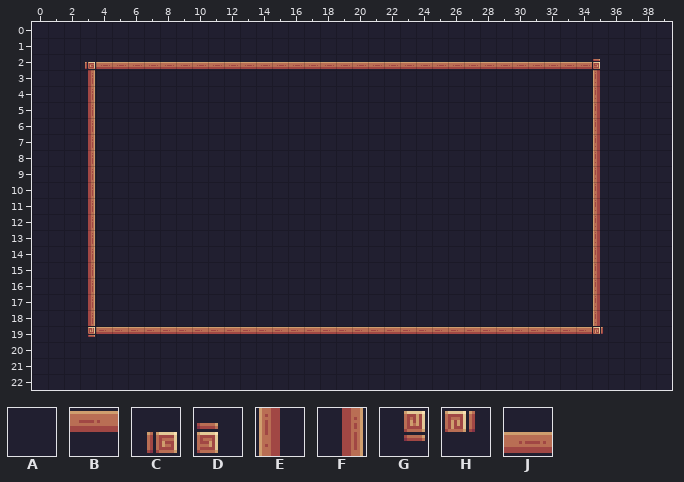
Tiled map: assets/tiles/level-02.tmx. That is the earlier state.
Cells are 16x16 px. Shown: x 0..39, y 0..22.
Key: from "robotron": A 23, B 89, C 91, D 92, E 110, F 112, G 113, H 114, J 133.
_ is an empty cell.
Layer "background" before, first column x 0:
 0 AAAAAAAAAAAAAAAAAAAAAAAAAAAAAAAAAAAAAAAA
 1 AAAAAAAAAAAAAAAAAAAAAAAAAAAAAAAAAAAAAAAA
 2 AAACJJJJJJJJJJJJJJJJJJJJJJJJJJJJJJJDAAAA
 3 AAAFAAAAAAAAAAAAAAAAAAAAAAAAAAAAAAAEAAAA
 4 AAAFAAAAAAAAAAAAAAAAAAAAAAAAAAAAAAAEAAAA
 5 AAAFAAAAAAAAAAAAAAAAAAAAAAAAAAAAAAAEAAAA
 6 AAAFAAAAAAAAAAAAAAAAAAAAAAAAAAAAAAAEAAAA
 7 AAAFAAAAAAAAAAAAAAAAAAAAAAAAAAAAAAAEAAAA
 8 AAAFAAAAAAAAAAAAAAAAAAAAAAAAAAAAAAAEAAAA
 9 AAAFAAAAAAAAAAAAAAAAAAAAAAAAAAAAAAAEAAAA
10 AAAFAAAAAAAAAAAAAAAAAAAAAAAAAAAAAAAEAAAA
11 AAAFAAAAAAAAAAAAAAAAAAAAAAAAAAAAAAAEAAAA
12 AAAFAAAAAAAAAAAAAAAAAAAAAAAAAAAAAAAEAAAA
13 AAAFAAAAAAAAAAAAAAAAAAAAAAAAAAAAAAAEAAAA
14 AAAFAAAAAAAAAAAAAAAAAAAAAAAAAAAAAAAEAAAA
15 AAAFAAAAAAAAAAAAAAAAAAAAAAAAAAAAAAAEAAAA
16 AAAFAAAAAAAAAAAAAAAAAAAAAAAAAAAAAAAEAAAA
17 AAAFAAAAAAAAAAAAAAAAAAAAAAAAAAAAAAAEAAAA
18 AAAFAAAAAAAAAAAAAAAAAAAAAAAAAAAAAAAEAAAA
19 AAAGBBBBBBBBBBBBBBBBBBBBBBBBBBBBBBBHAAAA
20 AAAAAAAAAAAAAAAAAAAAAAAAAAAAAAAAAAAAAAAA
21 AAAAAAAAAAAAAAAAAAAAAAAAAAAAAAAAAAAAAAAA
22 AAAAAAAAAAAAAAAAAAAAAAAAAAAAAAAAAAAAAAAA
Now the later version:
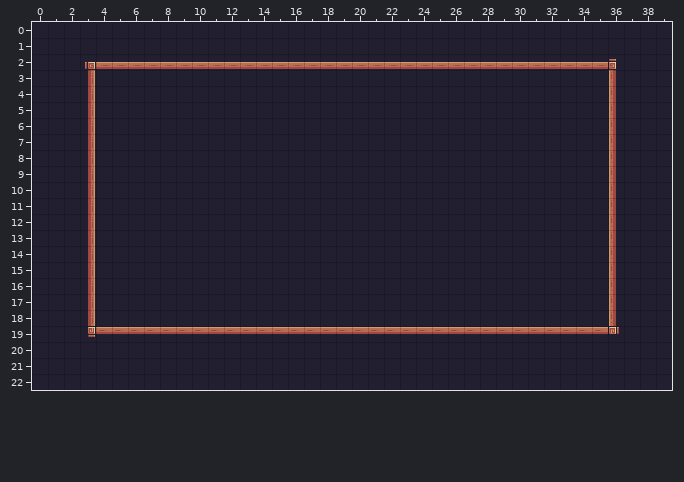
The exact change:
Layer "background":
y 2: x 35..36 DA -> JD
y 3..18: x 35..36 EA -> AE
y 19: x 35..36 HA -> BH
